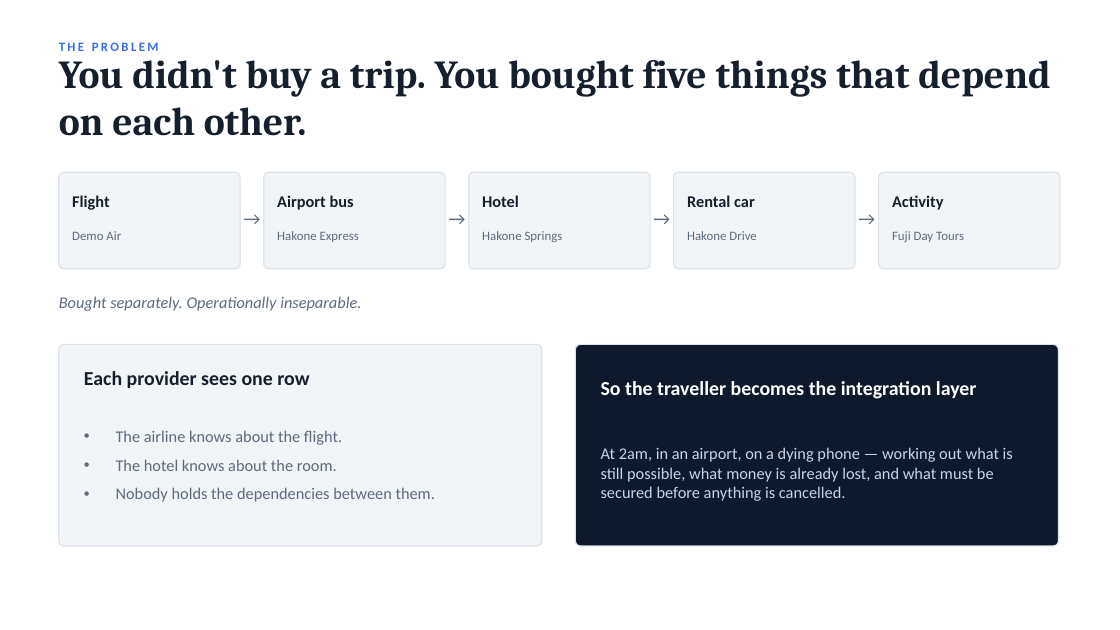
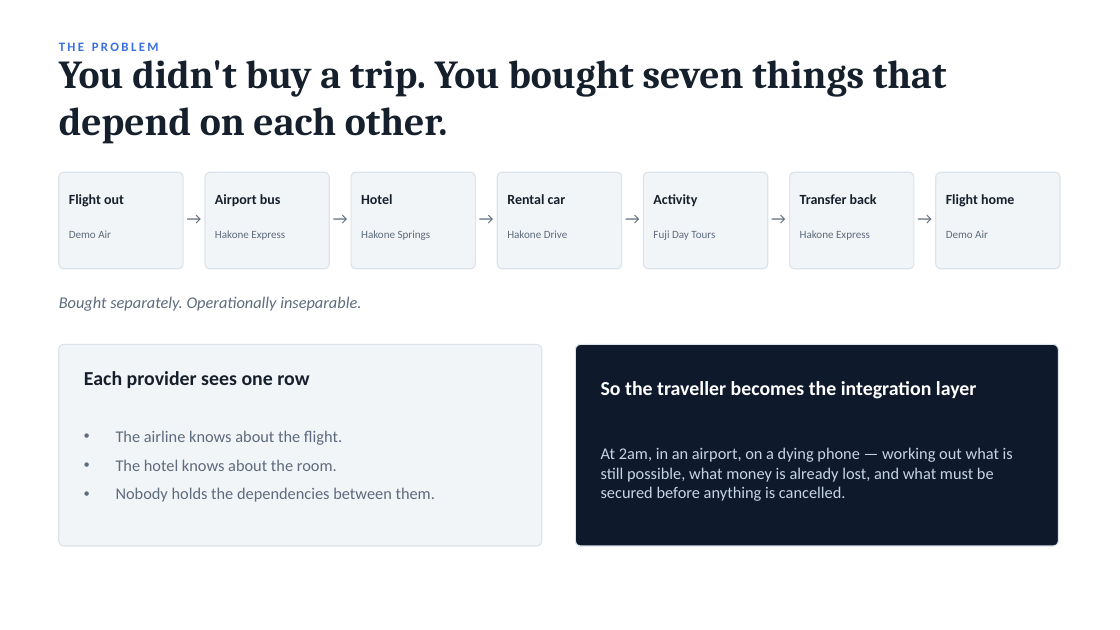
Before and after one commit to javerinetan/TripRescue, a slide deck: slide 2 of docs/TripRescue-pitch.pptx. Drawn at 1120x630 pixels with LibreOffice and Linux fonts; fonts in the diff are those of the drawing. Boxes give left, top, right and bottom in pixels: in the first picture for what was removed or moved away, otherwise in the second. Text is boxed around its words. In the diff, an @@ line names an element or a change of style, - is before the commit and + after.

```diff
--- a/docs/TripRescue-pitch.pptx
+++ b/docs/TripRescue-pitch.pptx
@@ text at (59,60,946,144): text changed @@
-You didn't buy a trip. You bought five things that depend on each other.
+You didn't buy a trip. You bought seven things that depend on each other.
@@ rounded rectangle: place and size @@
-rounded rectangle at (59,172,240,269)
+rounded rectangle at (59,172,183,269)
@@ rounded rectangle added at (205,172,329,269), fill #F2F5F8, outline #DCE3EA 1 pt @@
@@ rounded rectangle: place and size @@
-rounded rectangle at (264,172,445,269)
+rounded rectangle at (351,172,476,269)
@@ rounded rectangle: place and size @@
-rounded rectangle at (469,172,650,269)
+rounded rectangle at (497,172,622,269)
@@ rounded rectangle: place and size @@
-rounded rectangle at (674,172,855,269)
+rounded rectangle at (644,172,768,269)
@@ rounded rectangle added at (790,172,914,269), fill #F2F5F8, outline #DCE3EA 1 pt @@
@@ rounded rectangle: place and size @@
-rounded rectangle at (879,172,1060,269)
+rounded rectangle at (936,172,1060,269)
@@ text at (69,194,124,207): text changed; size 14 to 12 pt @@
-Flight
+Flight out
@@ text "→": place and size @@
-text "→" at (242,206,262,231)
+text "→" at (181,206,207,231)
@@ text "Airport bus": place and size @@
-text "Airport bus" at (277,195,354,210)
+text "Airport bus" at (215,194,281,207)
@@ text added at (328,206,353,231), 14 pt, text #5D6B7C @@
+→
@@ text "Hotel": place and size @@
-text "Hotel" at (482,195,519,207)
+text "Hotel" at (361,194,392,204)
@@ text "→": place and size @@
-text "→" at (447,206,467,231)
+text "→" at (474,206,499,231)
@@ text "Rental car": place and size @@
-text "Rental car" at (687,195,755,207)
+text "Rental car" at (507,194,566,204)
@@ text "→": place and size @@
-text "→" at (652,206,672,231)
+text "→" at (620,206,645,231)
@@ size 14 to 12 pt in 4 elements at (215,194,281,207), (361,194,392,204), (507,194,566,204), (653,194,697,206) @@
@@ text "Activity": place and size @@
-text "Activity" at (892,195,943,210)
+text "Activity" at (653,194,697,206)
@@ text added at (766,206,791,231), 14 pt, text #5D6B7C @@
+→
@@ text added at (800,194,877,204), 12 pt, text #16202C, bold @@
+Transfer back
@@ size 16 to 14 pt in 4 elements at (474,206,499,231), (620,206,645,231), (181,206,207,231), (912,206,938,231) @@
@@ text "→": place and size @@
-text "→" at (857,206,877,231)
+text "→" at (912,206,938,231)
@@ text added at (946,194,1014,207), 12 pt, text #16202C, bold @@
+Flight home
@@ text "Hakone Express": place and size @@
-text "Hakone Express" at (277,231,359,242)
+text "Hakone Express" at (215,230,285,240)
@@ text "Hakone Springs": place and size @@
-text "Hakone Springs" at (482,231,563,242)
+text "Hakone Springs" at (361,230,431,240)
@@ text "Hakone Drive": place and size @@
-text "Hakone Drive" at (687,231,756,240)
+text "Hakone Drive" at (507,230,568,238)
@@ size 11 to 9.5 pt in 5 elements at (69,230,111,238), (215,230,285,240), (361,230,431,240), (507,230,568,238), (653,230,715,240) @@
@@ text "Fuji Day Tours": place and size @@
-text "Fuji Day Tours" at (892,231,964,242)
+text "Fuji Day Tours" at (653,230,715,240)
@@ text added at (800,230,870,240), 9.5 pt, text #5D6B7C @@
+Hakone Express
@@ text added at (946,230,988,238), 9.5 pt, text #5D6B7C @@
+Demo Air
```
Also in this commit, not shown: 1 other slide changed, 5 other files.
